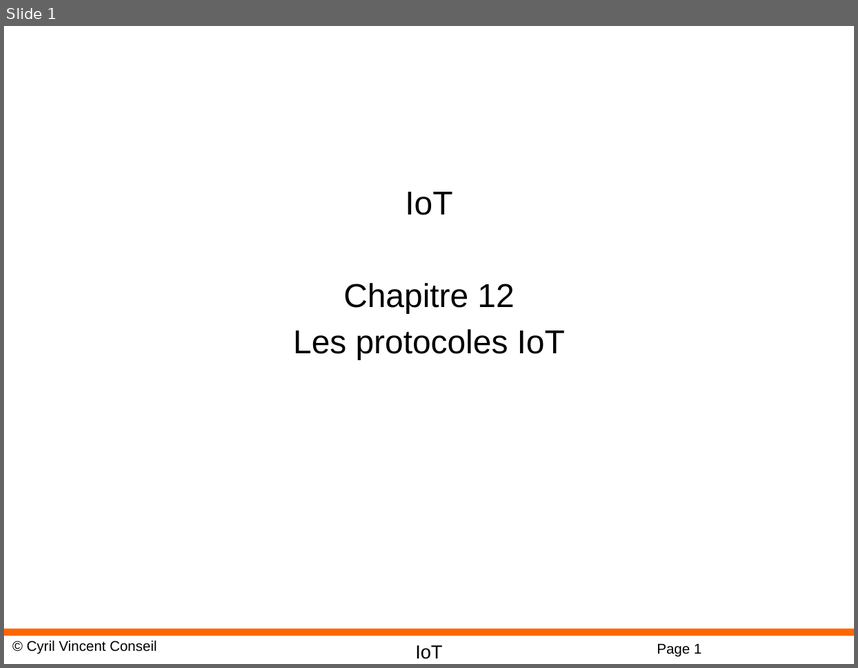
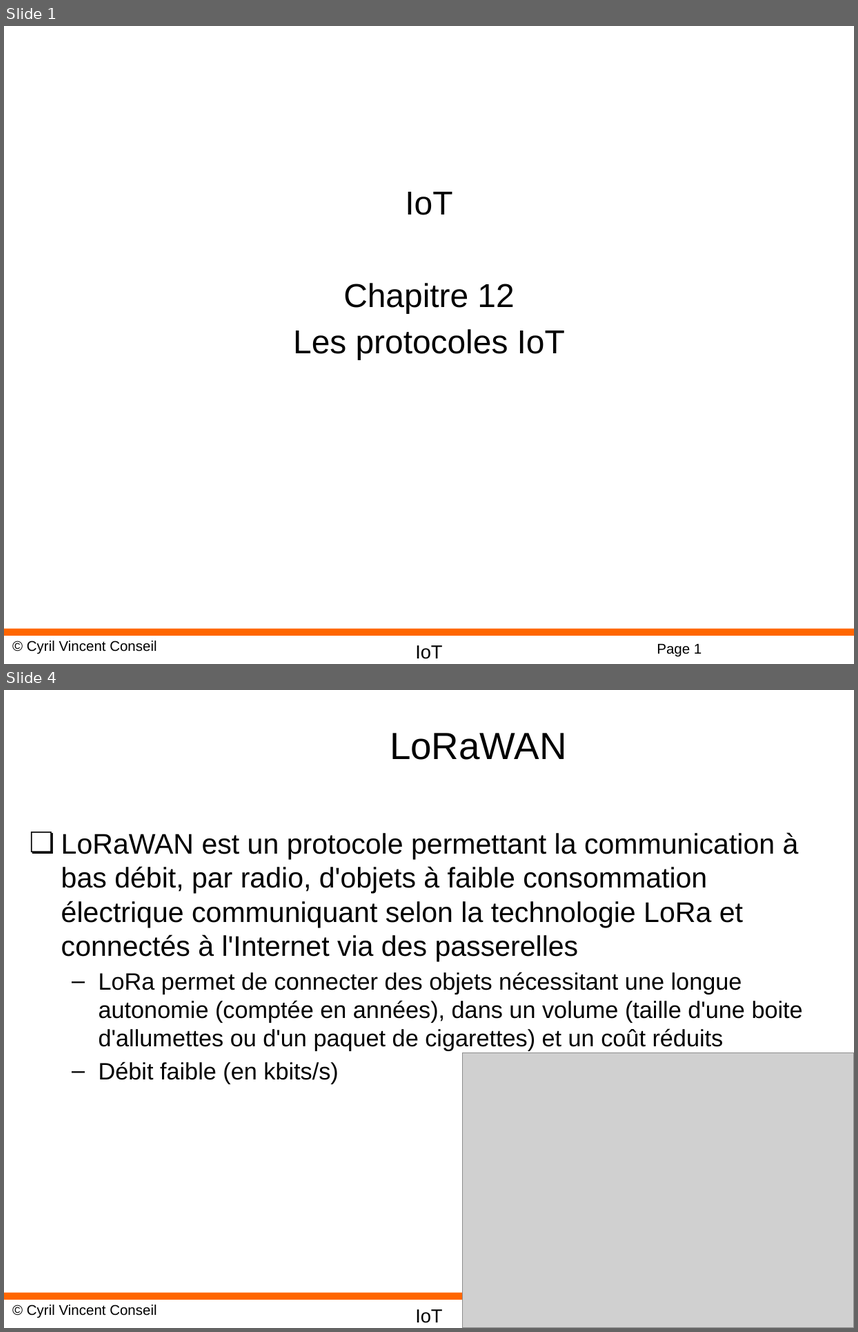
Before and after one commit to cyrilvincent/IoT, a slide deck: ppt/IoT12-IoT.pptx. Shown one above the other, each under a label of ours: slide 1 before the commit, slides 1 and 4 after it; the slides between them are not shown. The pictures are 858x668 and 858x1332 pixels, drawn with LibreOffice and Linux fonts; fonts in the diff are those of the drawing; grey boxes stand for pictures; background and template pictures are left out. Boxes give left, top, right and bottom in pixels: in the first picture for what was removed or moved away, otherwise in the second. Text is boxed around its words. In the diff, an @@ line names an element or a change of style, - is before the commit and + after.

```diff
--- a/ppt/IoT12-IoT.pptx
+++ b/ppt/IoT12-IoT.pptx
@@ slide 4 added at [4,690,854,1328], background #FFFFFF; not listed: 3 template elements that a slide beside it also shows @@
@@ title added at [390,733,567,760], 32 pt, text #000000 @@
+LoRaWAN
@@ text added at [61,832,803,1084], 20 pt, text #000000 @@
+❏ LoRaWAN est un protocole permettant la communication à bas débit, par radio, d'objets à faible consommation électrique communiquant selon la technologie LoRa et connectés à l'Internet via des passerelles
+  – LoRa permet de connecter des objets nécessitant une longue autonomie (comptée en années), dans un volume (taille d'une boite d'allumettes ou d'un paquet de cigarettes) et un coût réduits
+  – Débit faible (en kbits/s)
@@ picture added at [462,1052,854,1328] @@
```
Also in this commit, not shown: 6 other slides added, 1 slide removed, 7 other files.
